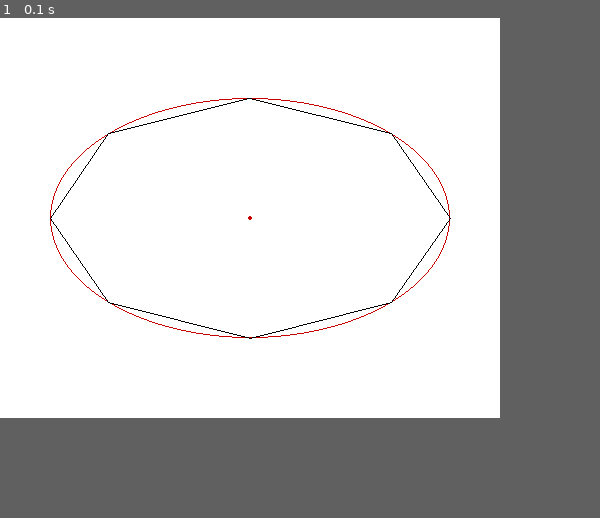
Above: before the commit, frame 1.
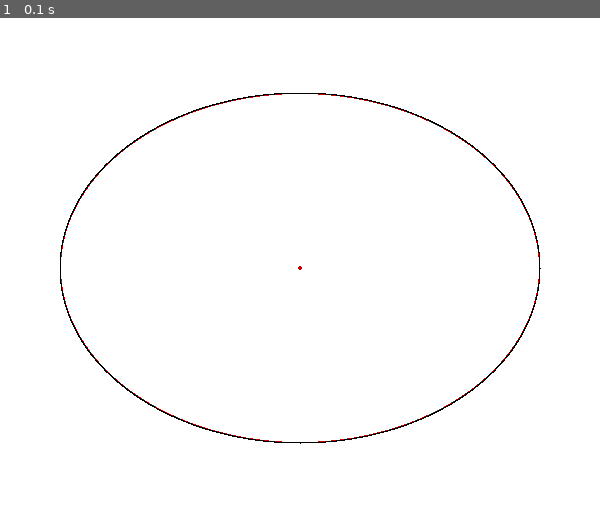
Above: after the commit, the same moment.

Repository: Dowzer721/vsCode-Sync
Game: pygame game, started from Ellipse Circumference/Ellipse_Circumference_v0.1.py
Two runs of this game, one before a commit and one after it. Both use one fixed random seed, a clock stepped at 60 frames per second and the inputs below.
Inputs:
- Up to frame 1 (0.1 s): no input
In our replay, the window is 500x400 before the commit and 600x500 after it. These sizes can differ from the game's own. Grey fills any space a smaller window leaves; there, only what the larger window draws over its background counts as a difference.

The runs differ from the first frame. In frame 1, 1.3% of the frame differs, in the area x 8-91%, y 15-86%.

Commit message:
Adjusted "Ellipse Circumference" to be easier to read and debug. However after testing, I cannot find any bugs or faults, and crosschecking my values, it appears to be working perfectly.

Diff:
--- a/Ellipse Circumference/Ellipse_Circumference_v0.1.py
+++ b/Ellipse Circumference/Ellipse_Circumference_v0.1.py
@@ -1,3 +1,6 @@
+
+# Check against:
+# https://www.google.com/search?q=circumference+of+an+ellipse
 
 import pygame
 import math
@@ -5,16 +8,19 @@
 
 pygame.display.init()
 
-screenW = 500
-screenH = 400
+screenW = 600
+screenH = 500
 screen = pygame.display.set_mode((screenW, screenH))
 
 closingTime = 5
 
 ellipseW = int(screenW * 0.8)
-ellipseH = int(screenH * 0.6)
+ellipseH = int(screenH * 0.7)
 
-segmentCount = 8 # The higher this number, the longer the process will take, but the more accurate it will be.
+# if ellipseW==ellipseH:
+#     print(2.0 * math.pi * ellipseW * 0.5)
+
+segmentCount = 10**5 # The higher this number, the longer the process will take, but the more accurate it will be.
 
 # while(True):
 screen.fill((255, 255, 255))
@@ -62,6 +68,10 @@
 pygame.display.flip()
 
 
-print("Using %d segments, estimated circumference = %.*f. \nClosing in %d seconds..." %(segmentCount, int(math.log10(segmentCount)), totalDist, closingTime) )
+print(
+    f"Using {segmentCount} segments, " +
+    f"estimated circumference = {round(totalDist, 5)}. \n" +
+    f"Closing in {closingTime} seconds..."
+)
 
 time.sleep(closingTime)
